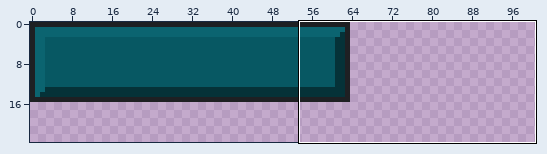
File history of a sprite sheet, textures/gui.png. Above: a wide view before the commit, with the close-up outlined.
Close-up. Earlier state:
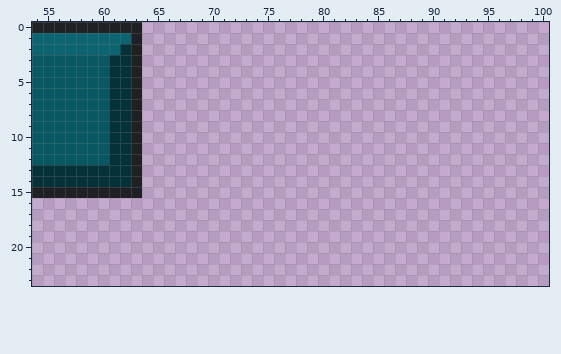
The file is 256x256 pixels. Shown: x 54..100, y 0..23. The wide view leaves out empty margins.
And afterwards:
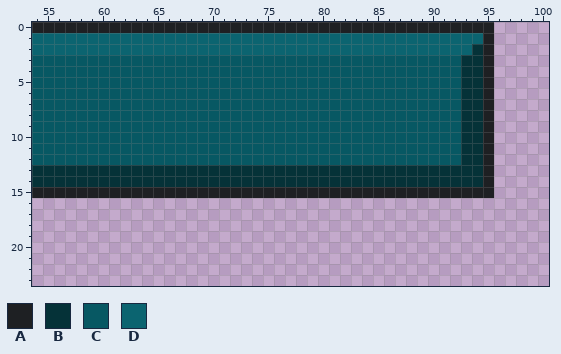
Palette (. is transparent): A #1e2023  B #053238  C #075863  D #0b6470
From old to new:
There is now colour A in row 0 at x 64 to 95; in rows 1 to 14 at x 95; in row 15 at x 64 to 95.
There is now colour B in row 2 at x 94; in rows 3 to 12 at x 93 to 94; in rows 13 to 14 at x 64 to 94.
The edit turns colour A into colour B in rows 13 to 14 at x 63.
There is now colour C in rows 3 to 12 at x 64 to 92.
The edit turns colour A into colour C in rows 3 to 12 at x 63.
The edit turns colour B into colour C in rows 3 to 12 at x 61 to 62.
There is now colour D in row 1 at x 64 to 94; in row 2 at x 64 to 93.
The edit turns colour A into colour D in rows 1 to 2 at x 63.
The edit turns colour B into colour D in row 2 at x 62.
Boxes around the changes in both close-ups, in picture pixels (x1, y1, x2, y2):
changed: (109, 22, 494, 198)
